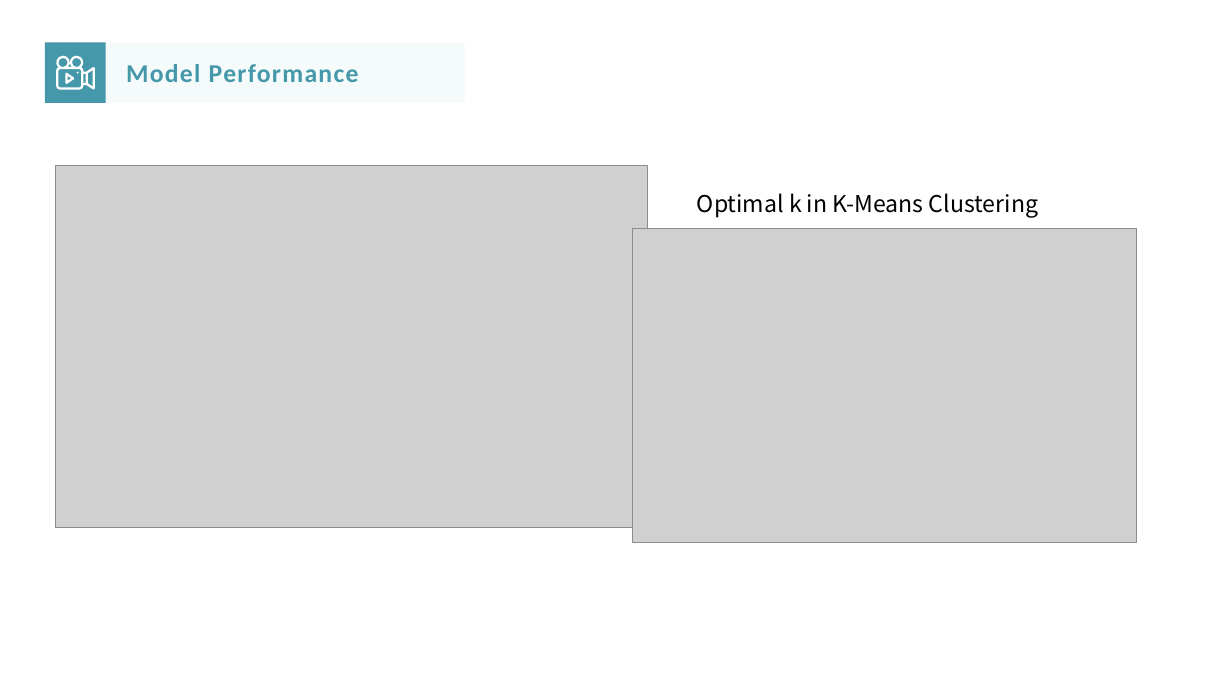
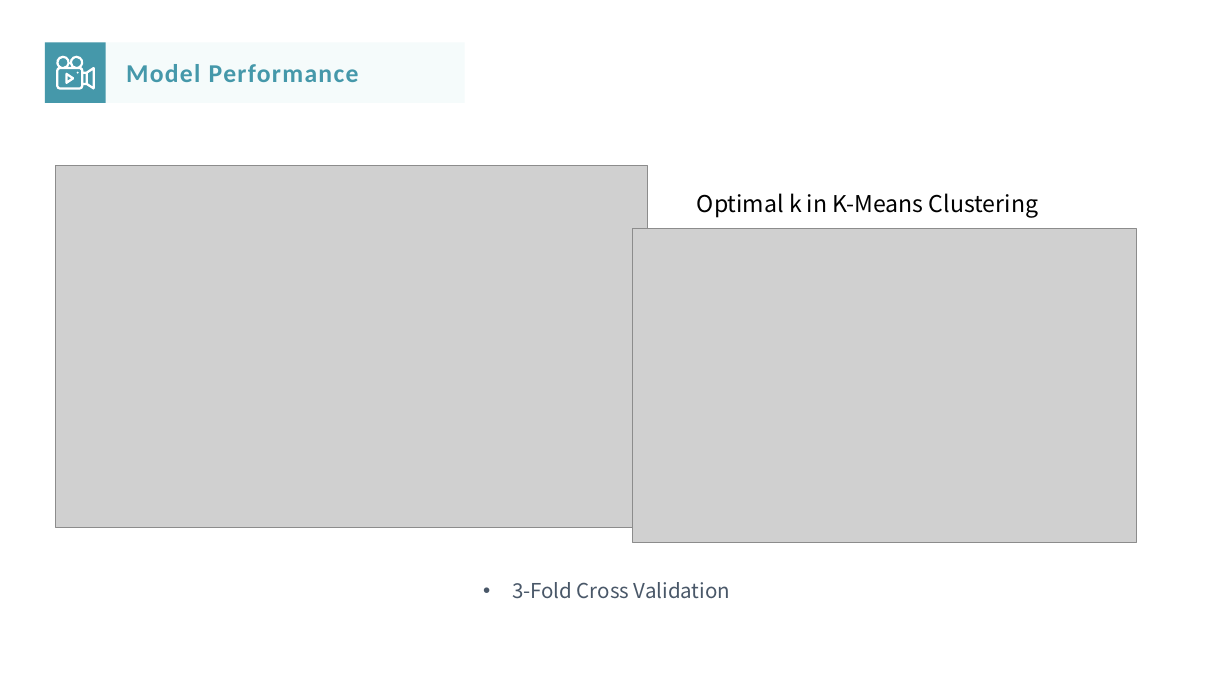
Before and after one commit to IST-718-Fall-2020/project_presendation-group13, a slide deck: slide 11 of IST718_Group13_Final_Presentation.pptx. Drawn at 1232x693 pixels with LibreOffice and Linux fonts; fonts in the diff are those of the drawing; grey boxes stand for pictures. Boxes give left, top, right and bottom in pixels: in the first picture for what was removed or moved away, otherwise in the second. Text is boxed around its words. In the diff, an @@ line names an element or a change of style, - is before the commit and + after.

```diff
--- a/IST718_Group13_Final_Presentation.pptx
+++ b/IST718_Group13_Final_Presentation.pptx
@@ text added at bbox=[512, 582, 730, 599], 16 pt, text #1C2E43 at 80% opacity @@
+• 3-Fold Cross Validation
```
Also in this commit, not shown: 1 other slide changed.
